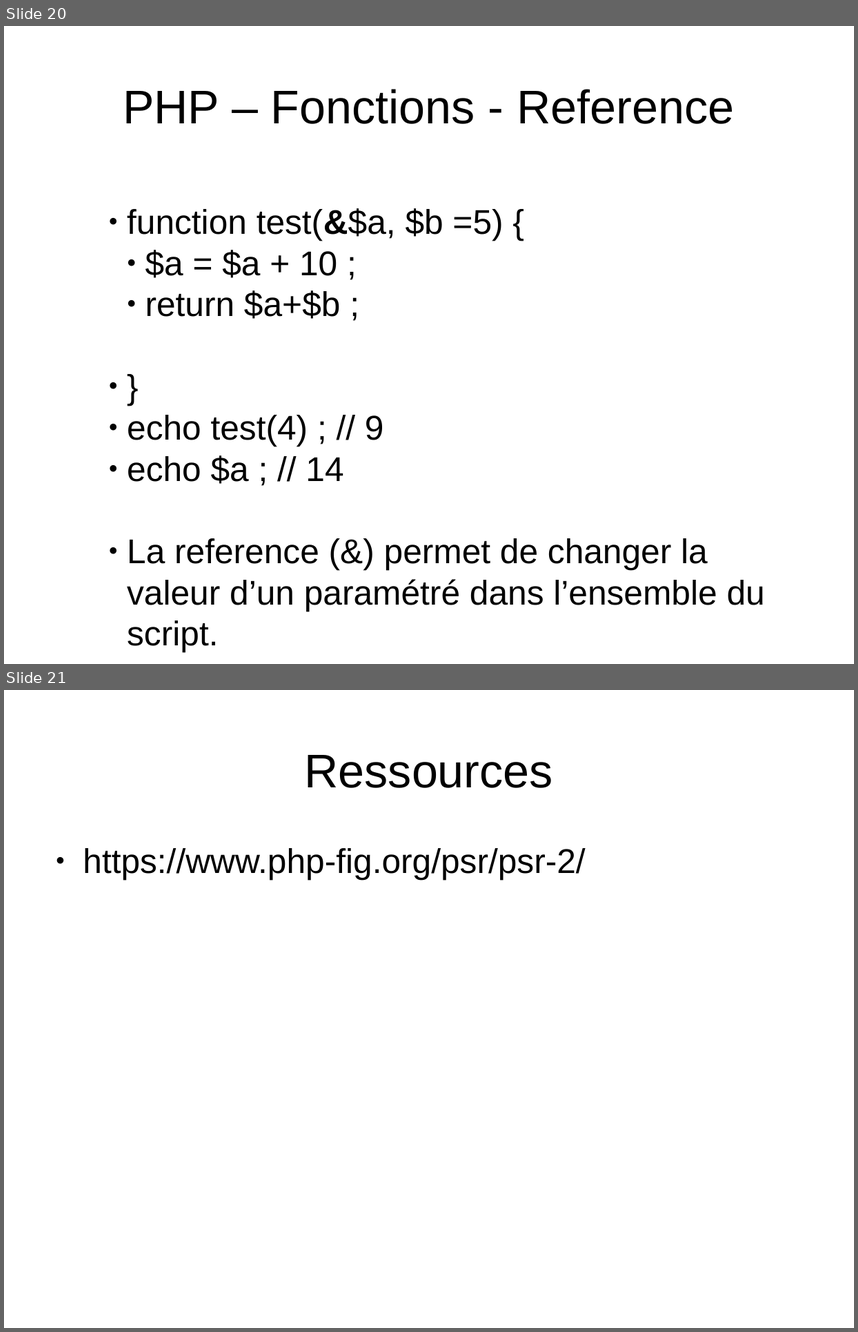
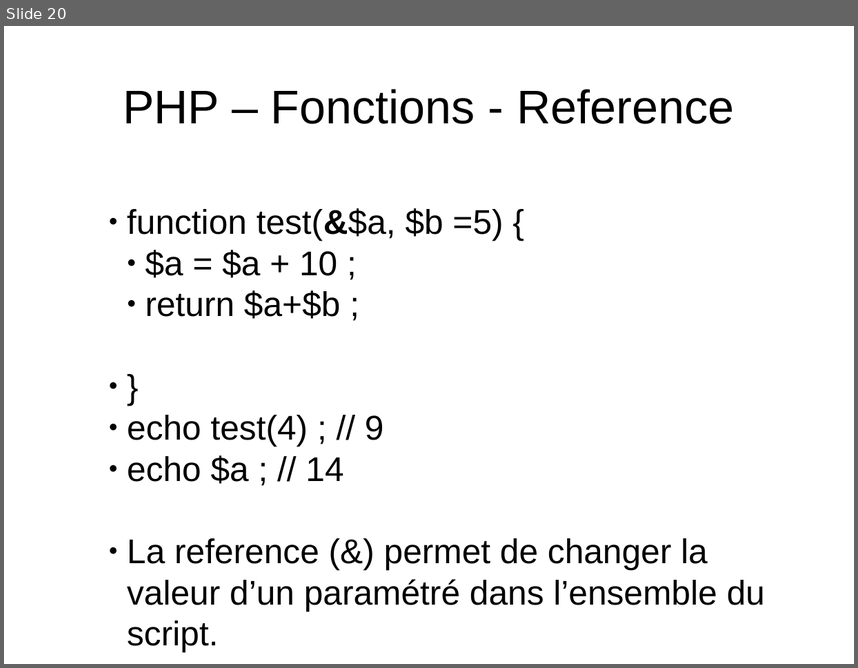
Before and after one commit to NicoM88/formation, a slide deck: PHP/formation.odp. Shown one above the other, each under a label of ours: slides 20 and 21 before the commit, slide 20 after it. The pictures are 858x1332 and 858x668 pixels, drawn with LibreOffice and Linux fonts; fonts in the diff are those of the drawing. Boxes give left, top, right and bottom in pixels: in the first picture for what was removed or moved away, otherwise in the second. Text is boxed around its words. In the diff, an @@ line names an element or a change of style, - is before the commit and + after.

```diff
--- a/PHP/formation.odp
+++ b/PHP/formation.odp
@@ slide 21 removed at [4, 690, 854, 1328], background #FFFFFF @@
@@ title removed at [304, 755, 553, 788] @@
-Ressources
@@ text removed at [83, 848, 585, 880] @@
-● https://www.php-fig.org/psr/psr-2/
```
Also in this commit, not shown: 6 slides added, 1 other file.
